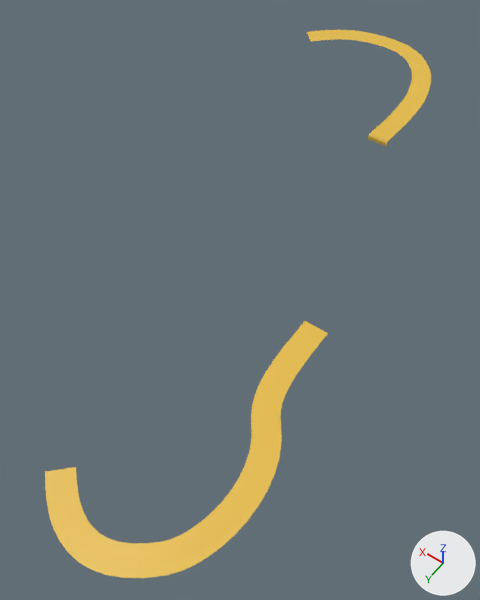
The OBJ model assets/ribbons.obj: old version first, new version second.
Before and after are seen from a 50 mm camera at (-307.0, 425.0, 493.0) aimed at (-62.0, 82.0, -47.0). The axes (+X, +Y, +Z) are drawn at lower right. The lights are the same throughout. The picture after the commit comes second. Where no turn or scale is listed for an object, it has been applied to the vertices. Vertices at exactly the same position are counted once.

Script lines for the objects in view, before the commit:
```python
mat_ribbonmaterial = principled_material('RibbonMaterial')
mat_ribbonmaterial.base_color = (0.8, 0.511, 0.0645)  # yellow #e7bd48
me_ribbons_001 = bpy.data.meshes.new('Ribbons.001')
me_ribbons_001.from_pydata(...)  # 376 vertices, 374 faces; spans x -211.0..-59.0, y 104.0..374.0, z 1.0..11.0
me_ribbons_001.materials.append(mat_ribbonmaterial)  # yellow #e7bd48
me_ribbons_002 = bpy.data.meshes.new('Ribbons.002')
me_ribbons_002.from_pydata(...)  # 373 vertices, 364 faces; spans x -90.0..104.0, y -360.0..-166.0, z 0.0..11.0
me_ribbons_002.materials.append(mat_ribbonmaterial)  # yellow #e7bd48
ob_ribbons_001 = bpy.data.objects.new('Ribbons.001', me_ribbons_001)
ob_ribbons_001.location = (0.0, 0.0, 0.0)
ob_ribbons_002 = bpy.data.objects.new('Ribbons.002', me_ribbons_002)
ob_ribbons_002.location = (0.0, 0.0, 0.0)
```
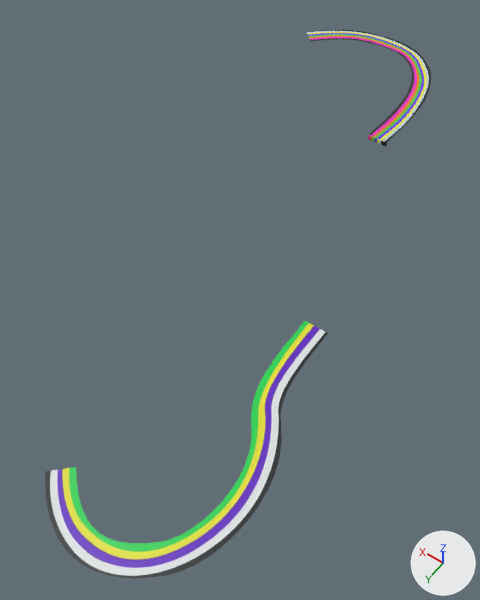
Boxes (x1, y1, x2, y2) around the edits, measured in the pictures (480 x 600 px):
'Ribbons.001', surface changed
    both: (45, 321, 328, 578)
'Ribbons.002', surface changed
    both: (307, 30, 431, 147)

Patch to the scene script:
```diff
--- a/assets/ribbons.obj.py
+++ b/assets/ribbons.obj.py
@@ img_ribbons1_jpg @@
+img_ribbons1_jpg = load_image('ribbons1.jpg', 'textures/ribbons1.jpg', 1365, 1365, 'sRGB')
@@ img_ribbon2_jpg @@
+img_ribbon2_jpg = load_image('ribbon2.jpg', 'textures/ribbon2.jpg', 1820, 1820, 'sRGB')
@@ mat_ribbonmaterial @@
 mat_ribbonmaterial = principled_material('RibbonMaterial')
-mat_ribbonmaterial.base_color = (0.8, 0.511, 0.0645)  # yellow #e7bd48
+mat_ribbonmaterial.texture = img_ribbon2_jpg
@@ mat_material_003 @@
+mat_material_003 = principled_material('Material.003')
+mat_material_003.texture = img_ribbons1_jpg
@@ me_ribbons_001 @@
 me_ribbons_001.from_pydata(...)  # 376 vertices, 374 faces; spans x -211.0..-59.0, y 104.0..374.0, z 1.0..11.0
 # used by ob_ribbons_001; location = (0.0, 0.0, 0.0)
+# me_ribbons_001 part 1: 374 faces spanning x -211.0..-59.0, y 104.0..374.0, z 1.0..11.0 switch from mat_ribbonmaterial (yellow #e7bd48) to mat_material_003 (picture img_ribbons1_jpg)
@@ me_ribbons_002 @@
 me_ribbons_002.from_pydata(...)  # 373 vertices, 364 faces; spans x -90.0..104.0, y -360.0..-166.0, z 0.0..11.0
 # used by ob_ribbons_002; location = (0.0, 0.0, 0.0)
+# me_ribbons_002 part 2: texture (UV) coordinates of 364 of 364 faces, centred in x -82.0..97.0, y -352.0..-166.0, z 0.0..11.0, changed; they spanned u 0.0..1.0, v 0.0..1.0 and now span u 0.03..0.98, v 0.03..0.98
 me_ribbons_002.materials.append(mat_ribbonmaterial)
```
